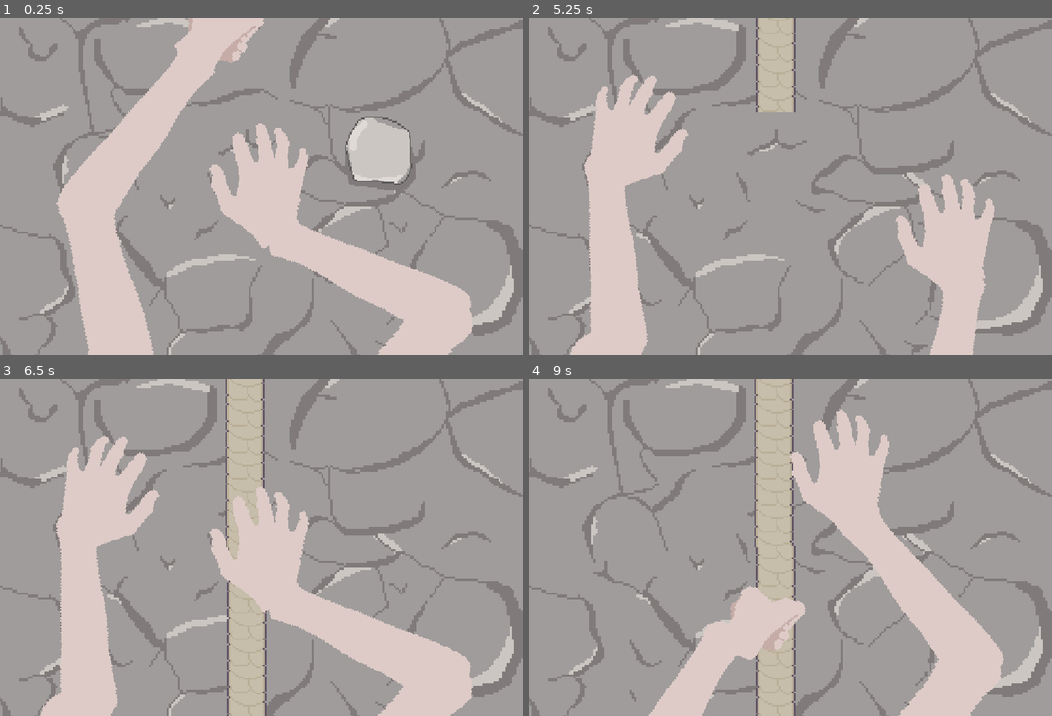
Above: before the commit, frames 1-4 (two rows, left to right).
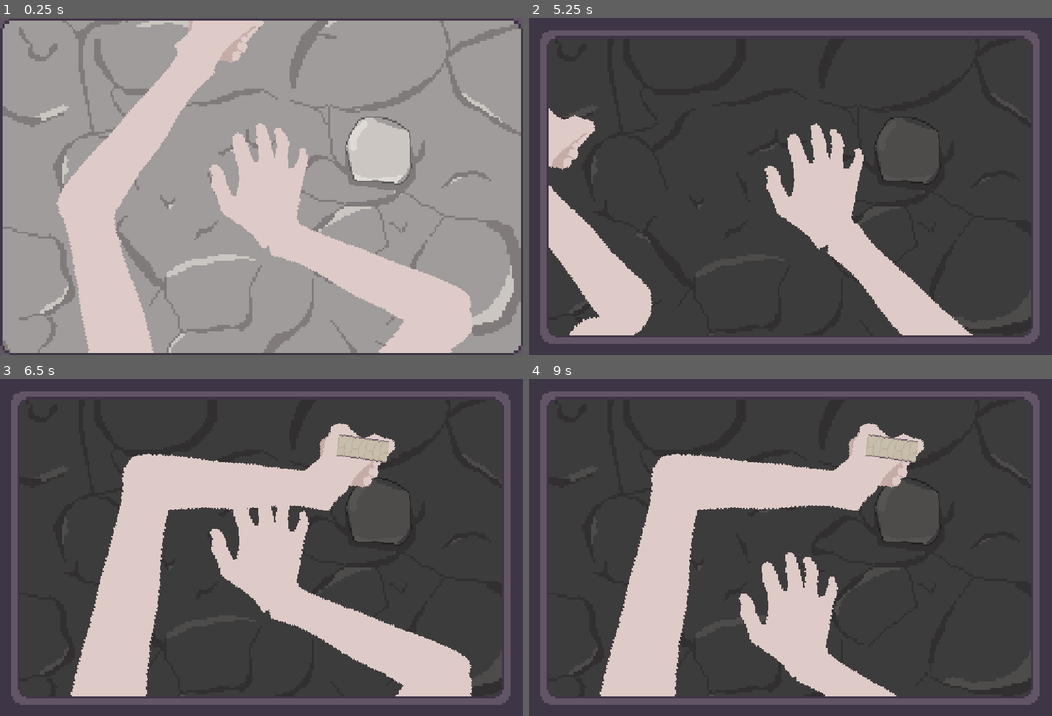
Above: after the commit, the same moments.

Repository: gabl18/dtj-24
Game: Godot game, scene res://main.tscn
Same seed, same stepped clock (60 frames per second), same inputs: the game is played once before the commit and once after it.
Inputs (mouse positions are in pixels of both pictures, inside the frame that each line leads up to):
- Up to frame 1 (0.25 s): no input
- Up to frame 2 (5.25 s): move the mouse to (910, 152) at 0.52 s; click (910, 152) at 0.67 s; tap Enter at 1.25, 3.5 s; move the mouse to (685, 203) at 1.27 s; click (685, 203) at 1.42 s; move the mouse to (842, 112) at 2.02 s; click (842, 112) at 2.17 s; tap Space at 2.75, 5 s; move the mouse to (764, 253) at 2.77 s; click (764, 253) at 2.92 s; move the mouse to (947, 237) at 3.52 s; click (947, 237) at 3.67 s; move the mouse to (633, 135) at 4.27 s; click (633, 135) at 4.42 s; move the mouse to (816, 186) at 5.02 s; click (816, 186) at 5.17 s
- Up to frame 3 (6.5 s): move the mouse to (245, 550) at 5.77 s; click (245, 550) at 5.92 s
- Up to frame 4 (9 s): move the mouse to (905, 530) at 6.52 s; click (905, 530) at 6.67 s; move the mouse to (685, 564) at 7.27 s; click (685, 564) at 7.42 s; move the mouse to (842, 473) at 8.02 s; click (842, 473) at 8.17 s; move the mouse to (764, 614) at 8.77 s; click (764, 614) at 8.92 s

The runs differ from the first frame. In frame 1, 2.3% of the frame differs, in the area x 0-100%, y 0-100%; in frame 2, 97%; in frame 3, 88%; in frame 4, 97%.

Commit message:
untangle

Diff:
--- a/game/rock_game.gd
+++ b/game/rock_game.gd
@@ -20,11 +20,10 @@
 @export var rock_distance: int = 500
 
 func disable():
-	$Rocks.hide()
 	active = false
 
+
 func enable():
-	$Rocks.show()
 	active = true
 
 
--- /dev/null
+++ b/game/untangle_game.gd
@@ -0,0 +1,67 @@
+extends Node2D
+
+
+var rope_is_pressed: bool
+var rope_start_offset: Vector2
+
+var active: bool
+
+@export var rope_max_shake: int = 2000
+@export var rope_max_vel: float = 10
+
+signal rope_hold_change(held:bool)
+signal finish_minigame
+
+func disable():
+	hide()
+	active = false
+	$Line2D.points[-1] = Vector2(855.0,160.0)
+
+func play_trans_in_anim():
+	await get_tree().create_timer(0.4).timeout
+	show()
+
+func play_trans_out_anim():
+	await get_tree().create_timer(0.4).timeout
+	hide()
+
+
+func enable():
+	show()
+	active = true
+
+
+func _ready() -> void:
+	pass
+
+
+func _process(_delta: float) -> void:
+	if active:
+		if rope_is_pressed:
+			if get_global_mouse_position().x < get_viewport_rect().size.x/2:
+				rope_is_pressed = false
+				rope_hold_change.emit(false)
+			else:
+
+				$Line2D.points[-1] = get_global_mouse_position() - $Line2D.global_position
+		else:
+			$Line2D.points[-1] = Vector2(855.0,160.0) - $Line2D.global_position
+		#if int(rope_height) > rope_max_height:
+			#active = false
+			#await play_trans_out_anim()
+			#finish_minigame.emit()
+			#rope_height = 0
+			#mouse_rope_start_height = 0
+
+
+func _on_area_2d_input_event(_viewport: Node, event: InputEvent, _shape_idx: int) -> void:
+	if active:
+		if event is InputEventMouseButton:
+			if event.is_pressed() and not event.is_echo():
+				rope_is_pressed = true
+				rope_hold_change.emit(true)
+				rope_start_offset = get_global_mouse_position() - $Line2D.points[-1]
+
+func _on_main_hand_inactive() -> void:
+	rope_is_pressed = false
+	rope_hold_change.emit(false)
--- /dev/null
+++ b/game/untangle_game.tscn
@@ -0,0 +1,26 @@
+[gd_scene load_steps=4 format=3 uid="uid://bxklwncxmw8qt"]
+
+[ext_resource type="Script" uid="uid://fwdmyuabp67e" path="res://game/untangle_game.gd" id="1_8kvvw"]
+[ext_resource type="Texture2D" uid="uid://chsbt6xteuqgm" path="res://assets/Rope_vertical.png" id="1_u07wu"]
+
+[sub_resource type="CircleShape2D" id="CircleShape2D_n3qgl"]
+radius = 77.10383
+
+[node name="UntangleGame" type="Node2D"]
+script = ExtResource("1_8kvvw")
+
+[node name="Line2D" type="Line2D" parent="."]
+z_index = 2
+position = Vector2(-7, 48.000004)
+points = PackedVector2Array(797, 141, 855, 160)
+width = 50.0
+texture = ExtResource("1_u07wu")
+texture_mode = 1
+
+[node name="Area2D" type="Area2D" parent="."]
+
+[node name="CollisionShape2D" type="CollisionShape2D" parent="Area2D"]
+position = Vector2(816, 203)
+shape = SubResource("CircleShape2D_n3qgl")
+
+[connection signal="input_event" from="Area2D" to="." method="_on_area_2d_input_event"]
--- a/main.gd
+++ b/main.gd
@@ -1,13 +1,17 @@
 extends Node2D
+
+@onready var border_anim_player: AnimationPlayer = $Border/AnimationPlayer
 
 enum games {
 	rockgame,
-	rope
+	rope,
+	untangle
 }
 @onready var climb_timer: Timer = $ClimbTimer
 
 @onready var rock_game: Node2D = $RockGame
 @onready var rope_game: Node2D = $RopeGame
+@onready var untangle_game: Node2D = $UntangleGame
 
 var active_game := games.rockgame
 
@@ -19,42 +23,68 @@
 
 
 func change_game():
-
+	hand_is_closed = false
 	_disable_game()
 	if not active_game == games.rockgame:
 		_play_game_trans_in()
+		border_anim_player.play("trans_in")
 		await get_tree().create_timer(1).timeout
 	_enable_game()
 
 func _disable_game():
 	if active_game != games.rockgame:
 		rock_game.disable()
+		rock_game.modulate = Color(0.385, 0.385, 0.385, 1.0)
 		climb_both_hands = false
 
 	if active_game != games.rope:
 		rope_game.disable()
 		climb_rope = false
 
+	if active_game != games.untangle:
+		untangle_game.disable()
+		rope_untangle = false
+
 func _enable_game():
 	if active_game == games.rockgame:
 		rock_game.enable()
+		rock_game.modulate = Color(1.0, 1.0, 1.0, 1.0)
 		climb_both_hands = true
 
 	if active_game == games.rope:
 		rope_game.enable()
-		climb_rope = true
+
+	if active_game == games.untangle:
+		untangle_game.enable()
+
 
 func _play_game_trans_in():
 	if active_game == games.rope:
 		rope_game.play_trans_in_anim()
+		climb_rope = true
+
+	if active_game == games.untangle:
+		untangle_game.play_trans_in_anim()
+		rope_untangle = true
+		armL_animated_sprite_2d.animation = "rope_close"
+
+		var tween = get_tree().create_tween()
+		tween.tween_property(armL_palm,"global_position",Vector2(-50,250),0.4)
+		await tween.finished
+		tween.kill()
+		tween = get_tree().create_tween()
+		tween.tween_property(armL_palm,"global_position",Vector2(780,160),0.6)
+		await tween.finished
+		tween.kill()
+
 
 func _play_minigame() -> void:
-	active_game = games.rope
+	active_game = games.untangle
 	change_game()
 
 
 func _finished_minigame():
-	print(121212)
+	border_anim_player.play("trans_out")
 	active_game = games.rockgame
 	change_game()
 	climb_timer.start()
@@ -78,6 +108,7 @@
 
 var climb_both_hands:bool = true
 var climb_rope:bool = false
+var rope_untangle:bool = false
 
 signal hand_inactive
 
@@ -112,6 +143,8 @@
 				armL_animated_sprite_2d.animation = "open"
 
 
+
+
 func _physics_process(_delta: float) -> void:
 	var mouse_pos = get_global_mouse_position()
 	hand_is_active = get_viewport_rect().has_point(mouse_pos)
@@ -164,6 +197,26 @@
 				armR.z_index = 1
 				armL.z_index = 0
 
+	elif rope_untangle:
+		if hand_is_active:
+			armR_palm.global_position.x = clamp((mouse_pos.x - armR_palm.global_position.x) * 0.4 + armR_palm.global_position.x, get_viewport_rect().size.x/2, get_viewport_rect().size.x)
+			armR_palm.global_position.y = (mouse_pos.y - armR_palm.global_position.y) * 0.4 + armR_palm.global_position.y
+			armR_palm.move_and_slide()
+
+			armR.z_index = 1
+			armL.z_index = 0
+
 
 func _on_climb_timer_timeout() -> void:
 	_play_minigame()
+
+
+func _on_untangle_game_rope_hold_change(held: bool) -> void:
+	if rope_untangle:
+		if held:
+			hand_is_closed = true
+			armR_animated_sprite_2d.animation = "rope_close"
+
+		else:
+			hand_is_closed = false
+			armR_animated_sprite_2d.animation = "open"
--- a/main.tscn
+++ b/main.tscn
@@ -7,7 +7,9 @@
 [ext_resource type="Texture2D" uid="uid://cixflqrdqeunf" path="res://assets/Arm.png" id="3_lquwl"]
 [ext_resource type="Texture2D" uid="uid://stklbc444mkg" path="res://assets/Arm_Teil2.png" id="4_7mycd"]
 [ext_resource type="PackedScene" uid="uid://tp6dqhxpkmxg" path="res://game/rock.tscn" id="4_efxa6"]
+[ext_resource type="PackedScene" uid="uid://bxklwncxmw8qt" path="res://game/untangle_game.tscn" id="6_4c57u"]
 [ext_resource type="PackedScene" uid="uid://dv8jqlwm5brwi" path="res://rope_game.tscn" id="7_272bh"]
+[ext_resource type="Texture2D" uid="uid://bf0nlrrbufauc" path="res://assets/Rahmen.png" id="9_kek77"]
 
 [sub_resource type="CircleShape2D" id="CircleShape2D_g6gsk"]
 
@@ -56,6 +58,94 @@
 [sub_resource type="RectangleShape2D" id="RectangleShape2D_8morq"]
 size = Vector2(92.27301, 464.49713)
 
+[sub_resource type="Animation" id="Animation_4c57u"]
+resource_name = "trans_in"
+tracks/0/type = "value"
+tracks/0/imported = false
+tracks/0/enabled = true
+tracks/0/path = NodePath(".:position")
+tracks/0/interp = 1
+tracks/0/loop_wrap = true
+tracks/0/keys = {
+"times": PackedFloat32Array(0, 1),
+"transitions": PackedFloat32Array(1, 1),
+"update": 0,
+"values": [Vector2(-46, -45), Vector2(-5, -2)]
+}
+tracks/1/type = "value"
+tracks/1/imported = false
+tracks/1/enabled = true
+tracks/1/path = NodePath(".:scale")
+tracks/1/interp = 1
+tracks/1/loop_wrap = true
+tracks/1/keys = {
+"times": PackedFloat32Array(0, 1),
+"transitions": PackedFloat32Array(1, 1),
+"update": 0,
+"values": [Vector2(5.182672, 5.212318), Vector2(4.830106, 4.6695914)]
+}
+
+[sub_resource type="Animation" id="Animation_efxa6"]
+length = 0.001
+tracks/0/type = "value"
+tracks/0/imported = false
+tracks/0/enabled = true
+tracks/0/path = NodePath(".:position")
+tracks/0/interp = 1
+tracks/0/loop_wrap = true
+tracks/0/keys = {
+"times": PackedFloat32Array(0),
+"transitions": PackedFloat32Array(1),
+"update": 0,
+"values": [Vector2(-46, -45.000004)]
+}
+tracks/1/type = "value"
+tracks/1/imported = false
+tracks/1/enabled = true
+tracks/1/path = NodePath(".:scale")
+tracks/1/interp = 1
+tracks/1/loop_wrap = true
+tracks/1/keys = {
+"times": PackedFloat32Array(0),
+"transitions": PackedFloat32Array(1),
+"update": 0,
+"values": [Vector2(5.187873, 5.214508)]
+}
+
+[sub_resource type="Animation" id="Animation_dg77c"]
+resource_name = "trans_out"
+tracks/0/type = "value"
+tracks/0/imported = false
+tracks/0/enabled = true
+tracks/0/path = NodePath(".:position")
+tracks/0/interp = 1
+tracks/0/loop_wrap = true
+tracks/0/keys = {
+"times": PackedFloat32Array(0, 1),
+"transitions": PackedFloat32Array(1, 1),
+"update": 0,
+"values": [Vector2(-3, -2.999998), Vector2(-46, -45)]
+}
+tracks/1/type = "value"
+tracks/1/imported = false
+tracks/1/enabled = true
+tracks/1/path = NodePath(".:scale")
+tracks/1/interp = 1
+tracks/1/loop_wrap = true
+tracks/1/keys = {
+"times": PackedFloat32Array(0, 1),
+"transitions": PackedFloat32Array(1, 1),
+"update": 0,
+"values": [Vector2(4.827042, 4.6798434), Vector2(5.187519, 5.2169557)]
+}
+
+[sub_resource type="AnimationLibrary" id="AnimationLibrary_ycdy4"]
+_data = {
+&"RESET": SubResource("Animation_efxa6"),
+&"trans_in": SubResource("Animation_4c57u"),
+&"trans_out": SubResource("Animation_dg77c")
+}
+
 [node name="Main" type="Node2D"]
 script = ExtResource("1_7mycd")
 
@@ -82,6 +172,10 @@
 [node name="RopeGame" parent="." instance=ExtResource("7_272bh")]
 visible = false
 
+[node name="UntangleGame" parent="." instance=ExtResource("6_4c57u")]
+visible = false
+position = Vector2(-46, -45.000004)
+
 [node name="ArmR" type="Node2D" parent="."]
 position = Vector2(521, -870)
 rotation = -0.009878978
@@ -261,9 +355,24 @@
 wait_time = 5.0
 one_shot = true
 
+[node name="Border" type="Sprite2D" parent="."]
+z_index = 10
+position = Vector2(-46, -45.000004)
+scale = Vector2(5.187873, 5.214508)
+texture = ExtResource("9_kek77")
+centered = false
+
+[node name="AnimationPlayer" type="AnimationPlayer" parent="Border"]
+libraries = {
+&"": SubResource("AnimationLibrary_ycdy4")
+}
+speed_scale = 5.0
+
 [connection signal="hand_inactive" from="." to="RockGame" method="_on_main_hand_inactive"]
 [connection signal="hand_inactive" from="." to="RopeGame" method="_on_main_hand_inactive"]
+[connection signal="hand_inactive" from="." to="UntangleGame" method="_on_main_hand_inactive"]
 [connection signal="finish_minigame" from="RopeGame" to="." method="_finished_minigame"]
+[connection signal="rope_hold_change" from="UntangleGame" to="." method="_on_untangle_game_rope_hold_change"]
 [connection signal="timeout" from="ClimbTimer" to="." method="_on_climb_timer_timeout"]
 
 [editable path="RockGame/Rocks/Rock"]
--- a/project.godot
+++ b/project.godot
@@ -23,5 +23,6 @@
 [rendering]
 
 textures/canvas_textures/default_texture_filter=0
+textures/canvas_textures/default_texture_repeat=1
 renderer/rendering_method="gl_compatibility"
 renderer/rendering_method.mobile="gl_compatibility"
Not shown, added: Assets/321.png.import
Not shown, added: Assets/Aufforderungen.png.import
Not shown, added: Assets/Rahmen.png.import
Binary file changed: Assets/Rope.png
Binary file added: Assets/Rope_vertical.png
Not shown, added: Assets/Rope_vertical.png.import
Not shown, added: game/untangle_game.gd.uid
Not shown: 1 places in main.tscn that only renumber resources
